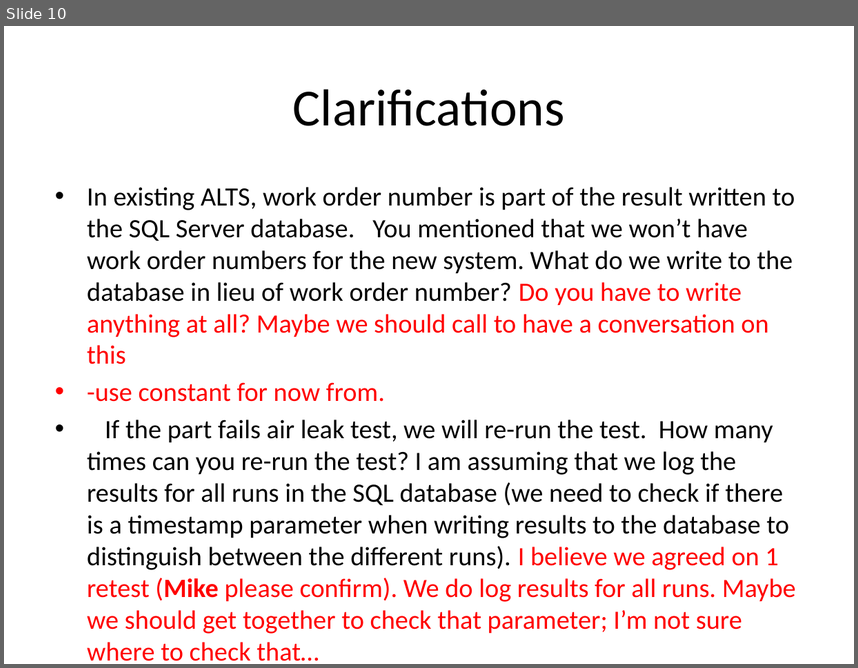
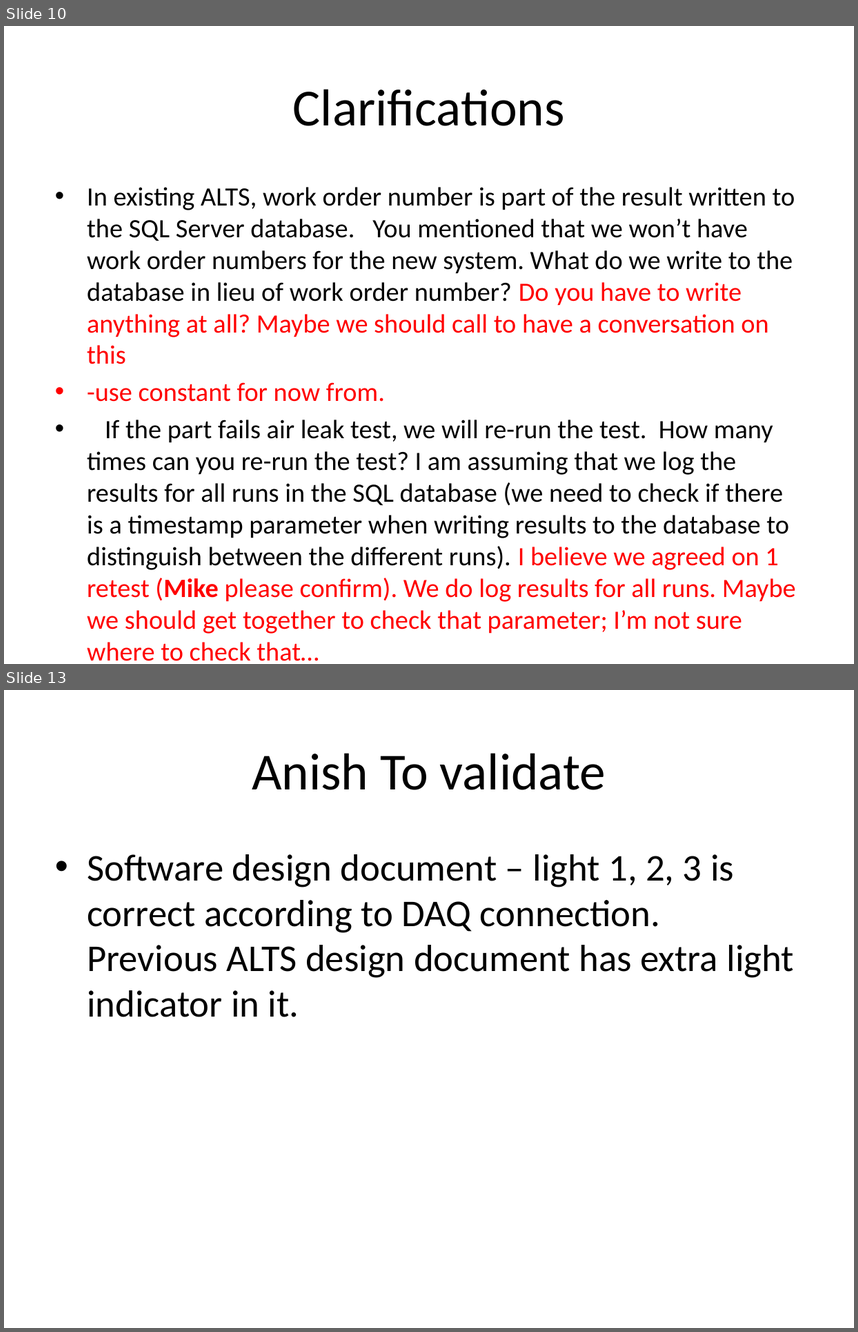
Before and after one commit to Karthi-003/Demo-Project, a slide deck: Documentation/Legacy ALTS vs New ALTS.pptx. Shown one above the other, each under a label of ours: slide 10 before the commit, slides 10 and 13 after it; the slides between them are not shown. The pictures are 858x668 and 858x1332 pixels, drawn with LibreOffice and Linux fonts; fonts in the diff are those of the drawing. Boxes give left, top, right and bottom in pixels: in the first picture for what was removed or moved away, otherwise in the second. Text is boxed around its words. In the diff, an @@ line names an element or a change of style, - is before the commit and + after.

```diff
--- a/Documentation/Legacy ALTS vs New ALTS.pptx
+++ b/Documentation/Legacy ALTS vs New ALTS.pptx
@@ slide 13 added at <box>4,690,854,1328</box>, background #FFFFFF @@
@@ title added at <box>252,753,606,790</box>, 44 pt, text #000000 @@
+Anish To validate
@@ text added at <box>87,854,794,1017</box>, 32 pt, text #000000 @@
+• Software design document – light 1, 2, 3 is correct according to DAQ connection. Previous ALTS design document has extra light indicator in it.
```
Also in this commit, not shown: 2 slides changed, 1 other slide added, 58 other files.
